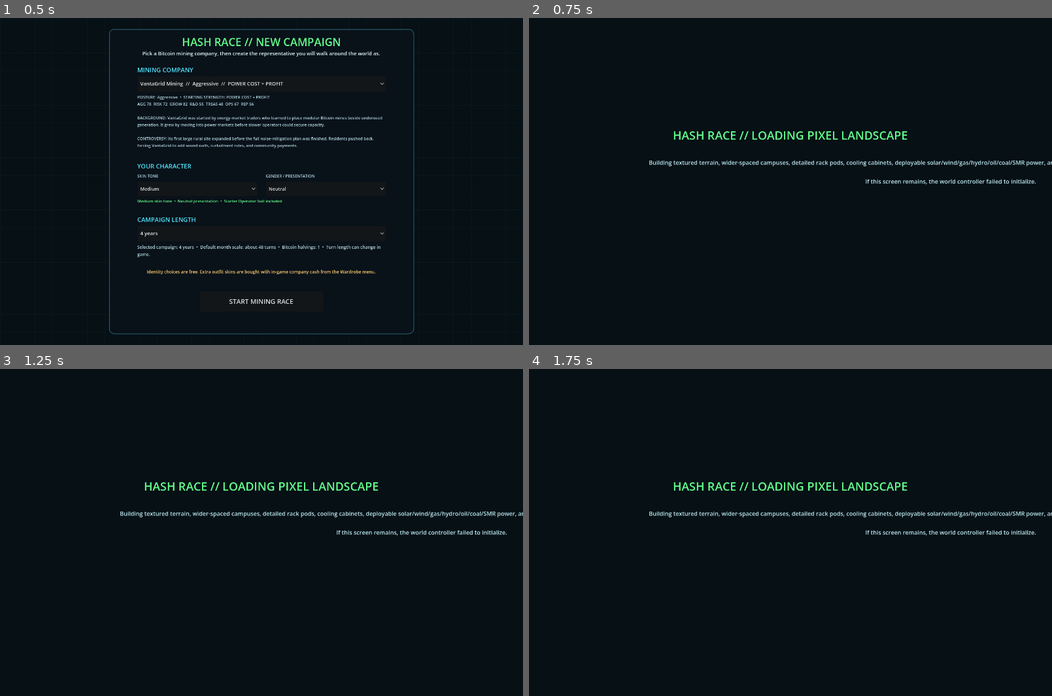
Above: before the commit, frames 1-4 (two rows, left to right).
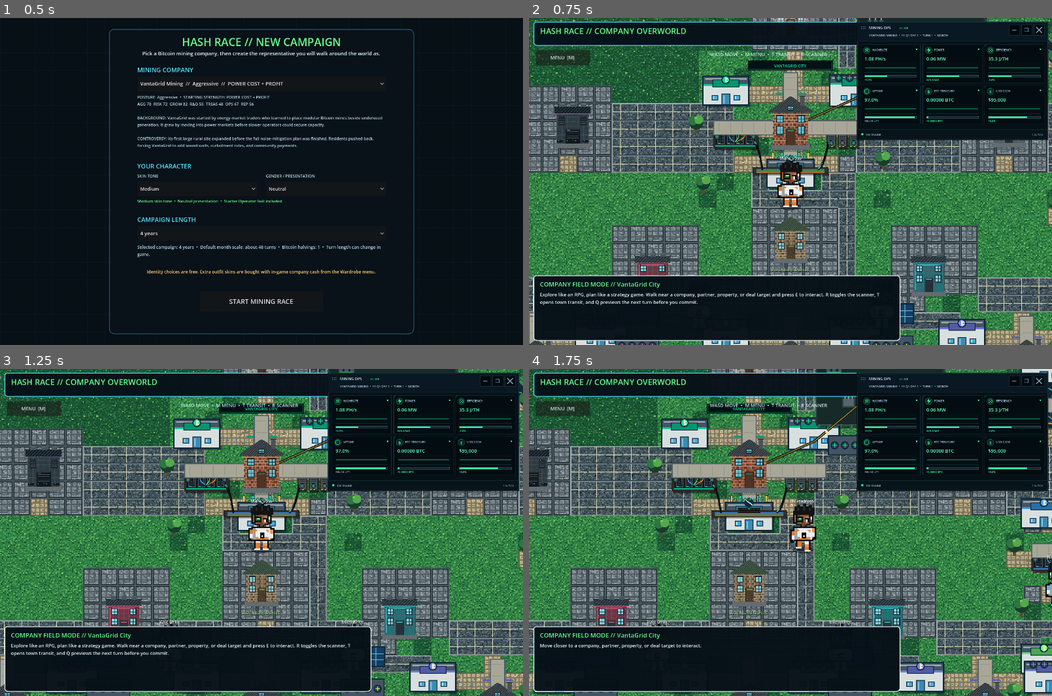
Above: after the commit, the same moments.

Repository: 1freetech/HashRace
Game: Godot game, scene res://scenes/campaign_setup.tscn
Same seed, same stepped clock (60 frames per second), same inputs: the game is played once before the commit and once after it.
Inputs (mouse positions are in pixels of both pictures, inside the frame that each line leads up to):
- Up to frame 1 (0.5 s): no input
- Up to frame 2 (0.75 s): click "START MINING RACE" at 0.5 s
- Up to frame 3 (1.25 s): no input
- Up to frame 4 (1.75 s): tap Enter at 1.25 s; move the mouse to (905, 516) at 1.27 s; hold D from 1.28 s (still down); tap E at 1.35 s; click (905, 516) at 1.42 s; tap Space at 1.52 s

Frame 1 is identical in both runs. In frame 2, 70% of the frame differs, in the area x 0-100%, y 0-100%; in frame 3, 70%; in frame 4, 69%.
Error before the commit: Parse Error: Could not resolve class "res://scripts/world_v067.gd". (res://scripts/world_v068.gd:1)

Commit message:
v0.070 fix resource energy-output call

Diff:
--- a/Godot/scripts/infrastructure_inventory.gd
+++ b/Godot/scripts/infrastructure_inventory.gd
@@ -224,7 +224,7 @@
     var total := 0.0
     for raw in catalog_resources():
         var resource = raw
-        total += String(resource.get("effect"))ive_power_output_mw() * float(deployed_quantity(String(resource.get("id"))))
+        total += float(resource.call("effective_power_output_mw")) * float(deployed_quantity(String(resource.get("id"))))
     return total
 
 func deployed_power_cost_delta() -> float:
